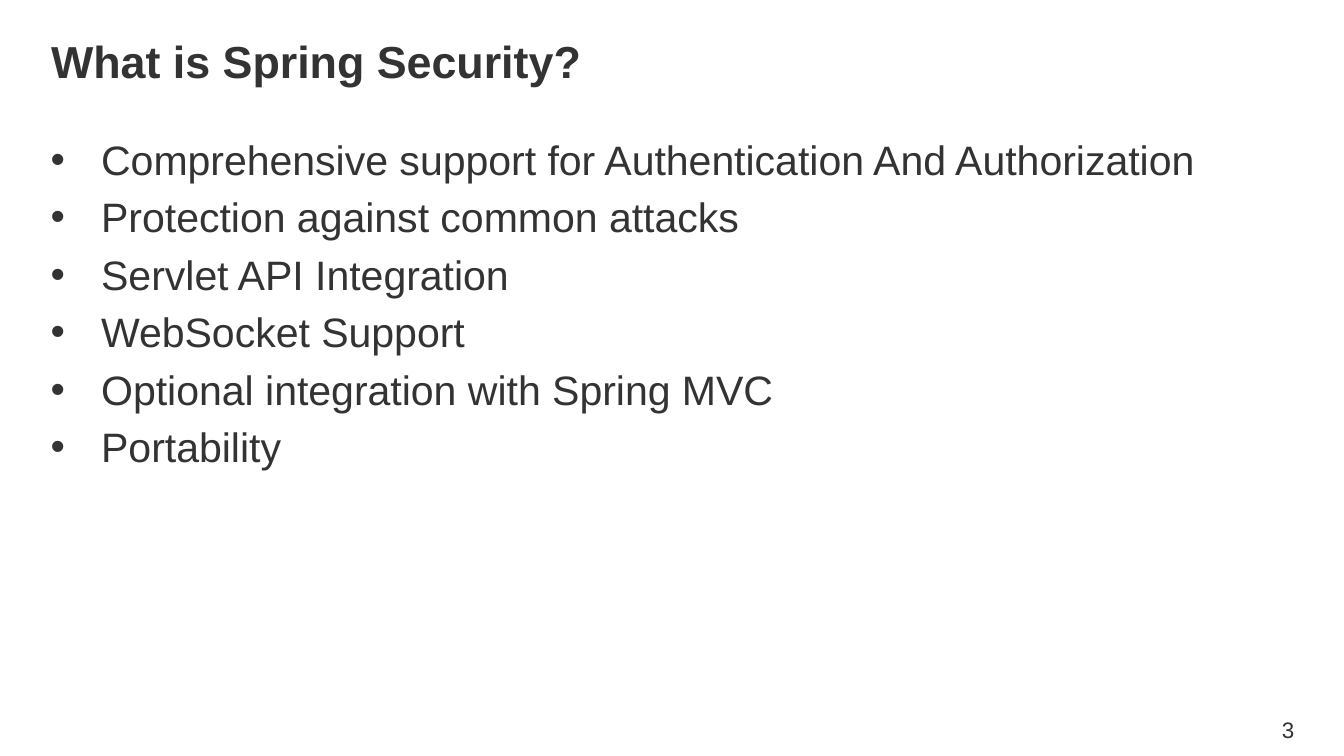
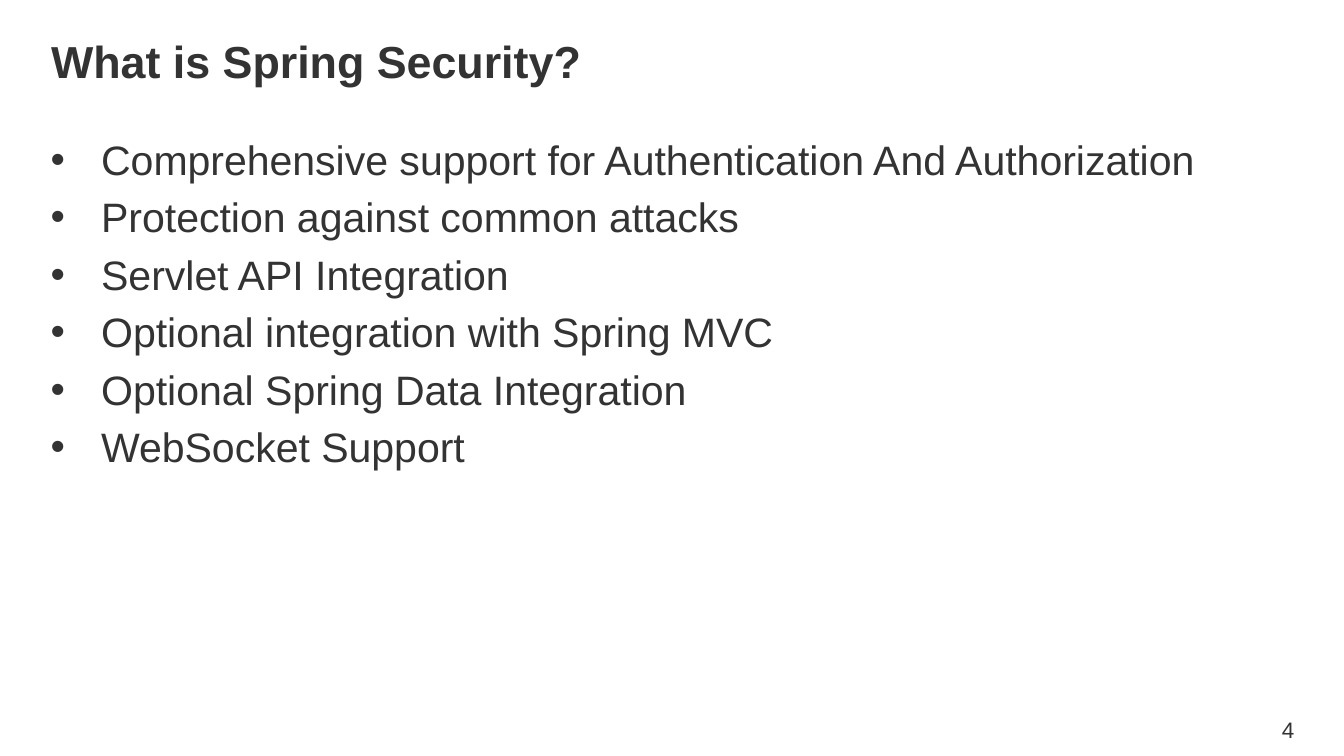
Before and after one commit to rwinch/spring-security-0-to-4.0, a slide deck: slide 4 of spring-security-0-to-4.0.pptx (slide 3 before the commit). Drawn at 1344x756 pixels with LibreOffice and Linux fonts; fonts in the diff are those of the drawing; background and template pictures are left out. Boxes give left, top, right and bottom in pixels: in the first picture for what was removed or moved away, otherwise in the second. Text is boxed around its words. In the diff, an @@ line names an element or a change of style, - is before the commit and + after.

```diff
--- a/spring-security-0-to-4.0.pptx
+++ b/spring-security-0-to-4.0.pptx
@@ text at [101, 317, 773, 413]: paragraphs added @@
+• Optional integration with Spring MVC
+• Optional Spring Data Integration
@@ text at [101, 375, 773, 471]: paragraphs removed @@
-• Optional integration with Spring MVC
-• Portability
@@ page number at [1282, 722, 1294, 738]: text changed @@
-3
+4
```
Also in this commit, not shown: 7 other slides changed, 5 slides added, 3 other files.
